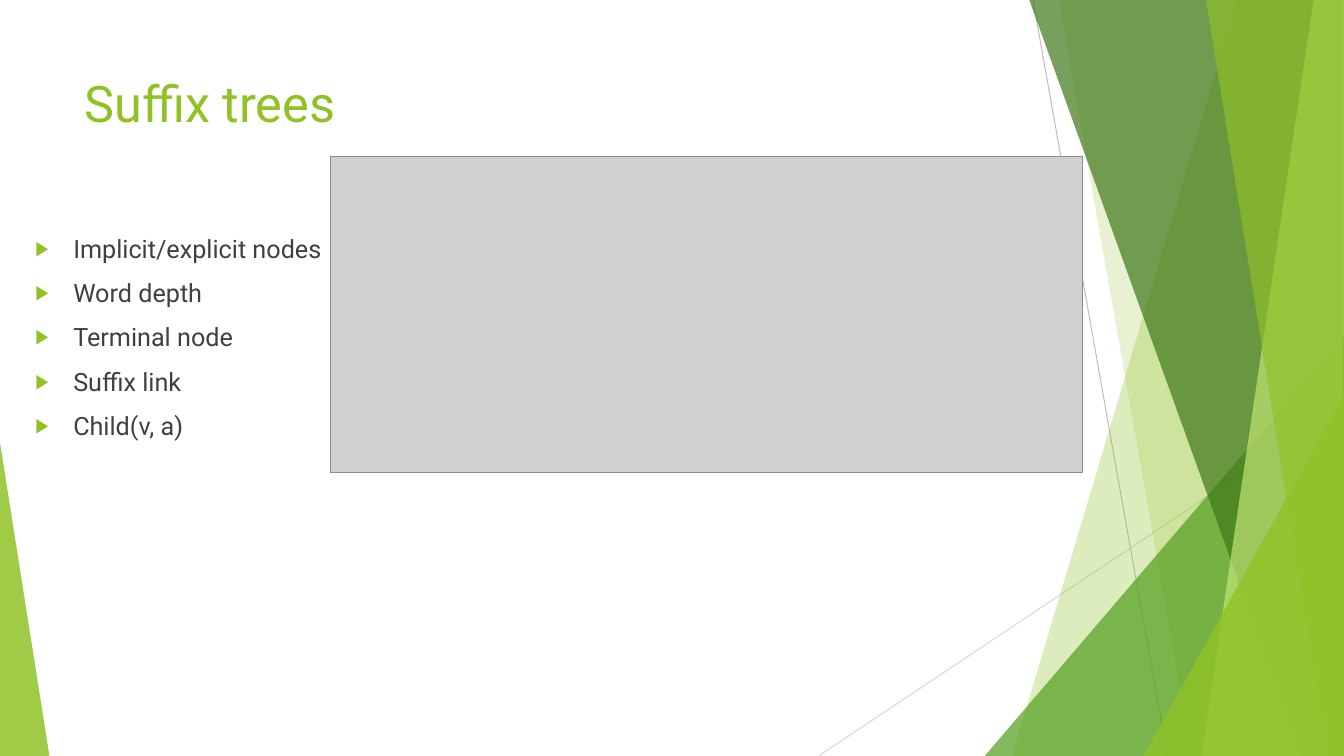
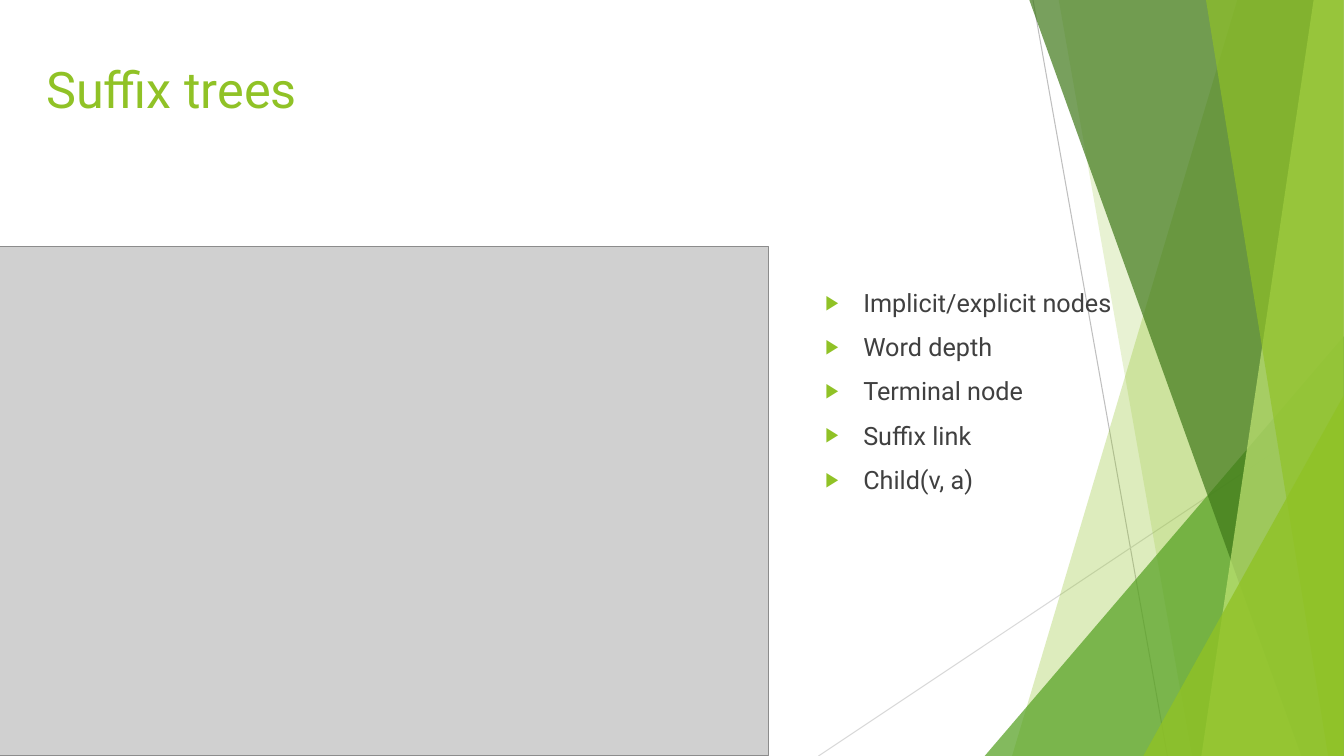
Before and after one commit to ciortanmadalina/BioinfoSem2, a slide deck: slide 6 of algo/Optimal computation of avoided words.pptx. Drawn at 1344x756 pixels with LibreOffice and Linux fonts; fonts in the diff are those of the drawing; grey boxes stand for pictures. Boxes give left, top, right and bottom in pixels: in the first picture for what was removed or moved away, otherwise in the second. Text is boxed around its words. In the diff, an @@ line names an element or a change of style, - is before the commit and + after.

```diff
--- a/algo/Optimal computation of avoided words.pptx
+++ b/algo/Optimal computation of avoided words.pptx
@@ title "Suffix trees": place and size @@
-title "Suffix trees" at [85, 83, 336, 123]
+title "Suffix trees" at [46, 69, 297, 109]
@@ picture removed at [331, 157, 1082, 474] @@
@@ picture added at [0, 247, 769, 756] @@
@@ text "Implicit/explicit nodes" rewrapped from [73, 239, 321, 441] to [863, 289, 1112, 495] @@
```
Also in this commit, not shown: 8 other slides changed, 2 slides added, 2 slides removed.
